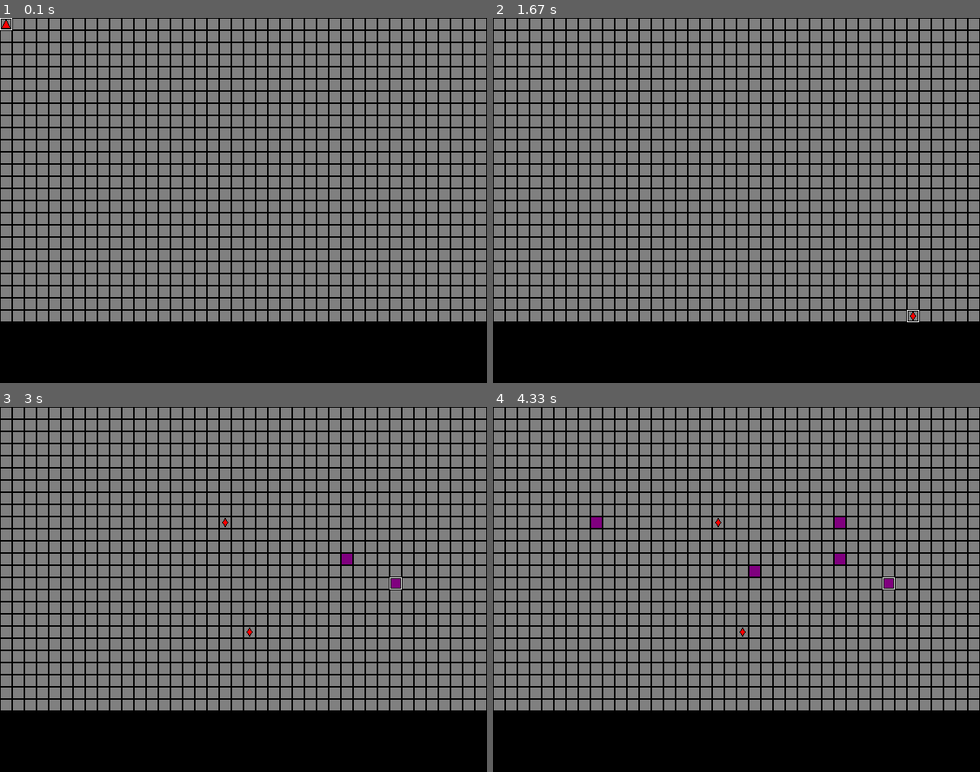
Above: before the commit, frames 1-4 (two rows, left to right).
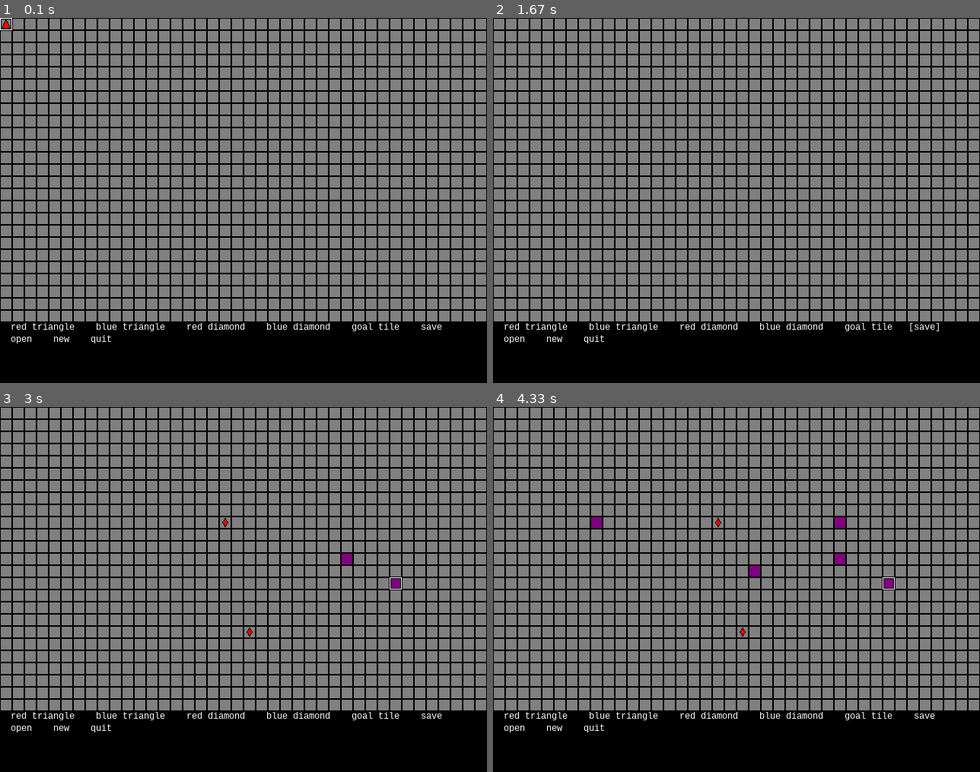
Above: after the commit, the same moments.

Repository: Max-E/Line-of-Fire
Game: pygame game, started from lof_editor.py
Two runs of this game, one before a commit and one after it. Both use one fixed random seed, a clock stepped at 60 frames per second and the inputs below. The source is Python 2; it was converted automatically to run under Python 3.
Inputs (mouse positions are in pixels of both pictures, inside the frame that each line leads up to):
- Up to frame 1 (0.1 s): no input
- Up to frame 2 (1.67 s): hold D 0.33-0.8 s; move the mouse to (717, 215) at 0.37 s; hold W 0.83-1.13 s; move the mouse to (785, 280) at 0.87 s; tap G at 0.98 s; hold D 1.17-1.63 s; move the mouse to (916, 328) at 1.2 s; tap T at 1.32 s
- Up to frame 3 (3 s): press the mouse at (219, 684) at 1.7 s; move the mouse to (233, 655) at 1.8 s; release the mouse at (248, 629) at 1.93 s; hold A 2-2.53 s; click (228, 527) at 2.08 s; tap G at 2.15 s; press the mouse at (219, 684) at 2.6 s; move the mouse to (282, 622) at 2.7 s; release the mouse at (340, 560) at 2.83 s; right-click (394, 582) at 2.95 s
- Up to frame 4 (4.33 s): press the mouse at (887, 582) at 3.27 s; move the mouse to (863, 553) at 3.37 s; release the mouse at (838, 523) at 3.5 s; press the mouse at (887, 582) at 3.6 s; move the mouse to (741, 549) at 3.7 s; release the mouse at (595, 520) at 3.83 s; press the mouse at (887, 582) at 3.93 s; move the mouse to (824, 578) at 4.03 s; release the mouse at (755, 574) at 4.17 s; press the mouse at (887, 582) at 4.27 s

The runs differ from the first frame. In frame 1, 0.6% of the frame differs, in the area x 2-91%, y 83-90%; in frame 2, 0.7%, in the area x 2-92%, y 80-90%; in frame 3, 0.6%; in frame 4, 0.6%.

Commit message:
Add a basic menu system.  - This includes a new dependency on SDL_ttf for the font rendering, as well    as either Liberation Mono or Courier New. See the README for details.

Diff:
--- a/lof_bindings.py
+++ b/lof_bindings.py
@@ -1,12 +1,35 @@
-# This file is what you edit to change your keyboard controls
-# Easy: just edit the lists of globals
-# Hard: create new types of controls, including sophisticated context-
-# sensitive ones
+# This file is what you edit to change your keyboard controls. You can also
+# add new menu items!
 
 import lof_game as game
 
 
+def add_buttons (gamestate, buttons):
+    r = gamestate["renderer"]
+    buttonrows = [[]]
+    rownum = 0
+    startx = 0
+    max_x = 640
+    for (text, actionlist) in buttons.items():
+        resource, width = r.get_button_resource ("  "+text+"  ")
+        selected_version, selected_version_width = \
+            r.get_button_resource (" ["+text+"] ")
+        width = max (width, selected_version_width)
+        if startx+width >= max_x:
+            rownum += 1
+            startx = 0
+            buttonrows += [[]]
+        cur_button = game.button (
+                resource, selected_version, actionlist, startx, width, rownum
+            )
+        buttonrows[rownum] += [cur_button]
+        r.draw_button (cur_button, False)
+        startx += width
+    gamestate["buttons"] = buttonrows
+
+
 # For the map editor
+editor_menuselect = ["MOUSE1"]
 editor_place = ["MOUSE1"]
 editor_delete = ["MOUSE2"]
 editor_redteam = ["r"]
@@ -23,9 +46,42 @@
 editor_facedown = ["DOWNARROW"]
 editor_faceright = ["RIGHTARROW"]
 
+editor_buttons = {
+#       button text:        actionlist
+        "red triangle":     ["teamname red", "piecetype unit", "unittype triangle", "autolayer"],
+        "blue triangle":    ["teamname blue", "piecetype unit", "unittype triangle", "autolayer"],
+        "red diamond":      ["teamname red", "piecetype unit", "unittype diamond", "autolayer"],
+        "blue diamond":     ["teamname blue", "piecetype unit", "unittype diamond", "autolayer"],
+        "goal tile":        ["teamname all", "piecetype tile", "tiletype goal", "autolayer"],
+        "save":             ["savemap"],
+        "open":             ["openmap"],
+        "new":              ["clearfilename", "newfield"],
+        "quit":             ["quit"]
+}
+
+def editor_add_buttons (gamestate):
+    add_buttons (gamestate, editor_buttons)
+
 def editor_transform_controls (instate, gamestate):
-    actions = ["pos "+str(instate.cursor_x)+" "+str(instate.cursor_y)]
+    actions = [ "pos "+
+                str(min(instate.cursor_x, 39))+" "+
+                str(min(instate.cursor_y, 24)) ]
+
+    if instate.cursor_y > 24:
+        x, y = instate.cursor_x*16, min(instate.cursor_y-25, len(gamestate["buttons"])-1)
+        buttonrow = gamestate["buttons"][y]
+        for button in buttonrow:
+            if x < button.startx:
+                continue
+            gamestate["selected_button"] = button
+    elif "selected_button" in gamestate:
+        del gamestate["selected_button"]
+
     for button in instate.buttons:
+        if button in editor_menuselect and "selected_button" in gamestate:
+            actions += gamestate["selected_button"].actionlist
+            continue
+
         if button in editor_place:
             actions += ["gplace"]
         elif button in editor_delete:
@@ -69,6 +125,7 @@
 
 
 #For the game
+game_menuselect = ["MOUSE1"]
 game_select = ["MOUSE1"]
 game_deselect = ["ESC"]
 game_place = ["MOUSE1"]
@@ -83,12 +140,39 @@
 game_finalizemove = ["ENTER"]
 game_saveprogress = ["s"]
 game_openprogress = ["o"]
-game_newgame = ["n"]
 game_quit = ["q", "EXIT"]
 
+game_buttons = {
+#       button text:    actionlist
+        "finalize":     ["gfinalize"],
+        "save":         ["savemap"],
+        "open":         ["openmap"],
+        "quit":         ["quit"]
+}
+
+def game_add_buttons (gamestate):
+    add_buttons (gamestate, game_buttons)
+
 def game_transform_controls (instate, gamestate):
-    actions = ["pos "+str(instate.cursor_x)+" "+str(instate.cursor_y)]
+    actions = [ "pos "+
+                str(min(instate.cursor_x, 39))+" "+
+                str(min(instate.cursor_y, 24)) ]
+
+    if instate.cursor_y > 24:
+        x, y = instate.cursor_x*16, min(instate.cursor_y-25, len(gamestate["buttons"])-1)
+        buttonrow = gamestate["buttons"][y]
+        for button in buttonrow:
+            if x < button.startx:
+                continue
+            gamestate["selected_button"] = button
+    elif "selected_button" in gamestate:
+        del gamestate["selected_button"]
+
     for button in instate.buttons:
+        if button in game_menuselect and "selected_button" in gamestate:
+            actions += gamestate["selected_button"].actionlist
+            continue
+
         if button in game_select:
             cur_cell = game.cell_from_gamestate (gamestate)
             if cur_cell.layers[game.LAYER_UNIT] != None:
@@ -115,10 +199,6 @@
             actions += ["savemap"]
         elif button in game_openprogress:
             actions += ["openmap"]
-        elif button in game_newgame:
-            if "filename" in gamestate:
-                del gamestate["filename"]
-            actions += ["newfield"]
         elif button in game_quit:
             actions += ["quit"]
         elif button in game_faceup:
--- a/lof_editor.py
+++ b/lof_editor.py
@@ -31,6 +31,8 @@
     cmd, args = parser.parse_statement(action)
     game.run_cmd (gamestate, cmd, args)
 
+bindings.editor_add_buttons(gamestate)
+
 while True:
     r.update_inputstate (instate)
     actions = bindings.editor_transform_controls(instate, gamestate)
--- a/lof_game_actions.py
+++ b/lof_game_actions.py
@@ -233,6 +233,9 @@
 def cmd_drawcursor (gamestate, name, args):
     assert len(args) == 0, "Drawcursor does not take arguments!"
     r = gamestate["renderer"]
+    if "selected_button" in gamestate:
+        r.draw_button (gamestate["selected_button"], True)
+        return
     cur_cell = cell_from_gamestate (gamestate)
     cur_cell.layers[LAYER_CURSOR] = cursor ("std")
     if gamestate["editor"]:
@@ -250,6 +253,9 @@
 def cmd_clearcursor (gamestate, name, args):
     assert len(args) == 0, "Clearcursor does not take arguments!"
     r = gamestate["renderer"]
+    if "selected_button" in gamestate:
+        r.draw_button (gamestate["selected_button"], False)
+        return
     cur_cell = cell_from_gamestate (gamestate)
     cur_cell.layers[LAYER_CURSOR] = None
     if gamestate["editor"]:
@@ -408,6 +414,11 @@
         r.draw_cell (bcell)
     r.draw_cell (cur_selection.cur_cell)
 
+def cmd_clear_filename (gamestate, name, args):
+    assert len(args) == 0, "Clearfilename does not take arguments!"
+    if "filename" in gamestate:
+        del gamestate["filename"]
+
 
 # Specialized formatters
 
@@ -491,7 +502,8 @@
     "select":           cmd_select,
     "deselect":         cmd_deselect,
     "gfinalize":        cmd_finalizemove,
-    "gtransform":       cmd_transformunit
+    "gtransform":       cmd_transformunit,
+    "clearfilename":    cmd_clear_filename
 }
 
 
@@ -515,6 +527,8 @@
     "eachframe":        cmd_fmt_ignore,
     "selection":        cmd_fmt_ignore,
     "fs":               cmd_fmt_ignore,
+    "buttons":          cmd_fmt_ignore,
+    "selected_button":  cmd_fmt_ignore,
 
     "field":            cmd_fmt_field
 }
--- a/lof_game_core.py
+++ b/lof_game_core.py
@@ -118,6 +118,17 @@
         self.cur_cell = cur_cell
         self.cur_unit = cur_unit
         self.origin_cell = cur_cell
+
+
+class button:
+
+    def __init__ (self, resource, selected, actionlist, startx, width, rownum):
+        self.resource = resource
+        self.selected = selected
+        self.actionlist = actionlist
+        self.startx = startx
+        self.width = width
+        self.rownum = rownum
 
 
 currently_checking = {}
--- a/lof_gfx_pygame.py
+++ b/lof_gfx_pygame.py
@@ -53,6 +53,7 @@
 class renderer (base_renderer):
 
     def _init_dpy (self):
+        pygame.font.init()
         self.dpy = pygame.display.set_mode((640, 480))
         self.last_refresh = time.clock()
 
@@ -64,6 +65,7 @@
                         "shades": {}
                         }
         self.fs.add_resource_type ("sprite", "sprites", "png")
+        self.fs.add_resource_type ("font", "fonts", "ttf")
         for tilename in ["blank", "goal"]:
             resfile = self.fs.locate_resource ("sprite", tilename+"_tile")
             self.sprites["tiles"][tilename] = self.load_sprite (resfile)
@@ -85,6 +87,16 @@
         for shadename in ["red", "blue"]:
             resfile = self.fs.locate_resource ("sprite", shadename+"_shaded")
             self.sprites["shades"][shadename] = self.load_sprite (resfile)
+        menu_font_path = pygame.font.match_font ("liberation mono,courier new")
+        if menu_font_path == None:
+            for resname in ["LiberationMono-Regular", "cour"]:
+                respath = self.fs.locate_resource ("font", resname)
+                if os.path.exists (respath):
+                    menu_font_path = respath
+                    break
+        assert menu_font_path != None, "Unable to locate a usable font!"
+        self.font = pygame.font.Font (menu_font_path, (TILE_HEIGHT*3)/4)
+        self.button_cache = {}
 
     def load_sprite (self, filename):
         res = pygame.image.load (filename).convert_alpha()
@@ -136,6 +148,13 @@
             print "Malformed piece object!"
             raise
 
+    def get_button_resource (self, text):
+        if text in self.button_cache:
+            return self.button_cache[text]
+        surf = self.font.render (text, True, (255,255,255), (0,0,0))
+        self.button_cache[text] = (surf, surf.get_width())
+        return self.button_cache[text]
+
     def refresh (self):
         time.sleep (max(TIME_PER_FRAME-time.clock()+self.last_refresh, 0))
         pygame.display.update()
@@ -150,13 +169,20 @@
                 spr = self.get_resource (piece)
                 self.dpy.blit (spr, pos)
 
+    def draw_button (self, button, selected):
+        pos = (button.startx, (button.rownum+25)*TILE_HEIGHT)
+        if selected:
+            self.dpy.blit (button.selected, pos)
+        else:
+            self.dpy.blit (button.resource, pos)
+
     def update_inputstate (self, input_state):
         for event in pygame.event.get():
             evtype = event.type
             if evtype == pygame.MOUSEMOTION:
                 (mouse_x, mouse_y) = pygame.mouse.get_pos()
-                input_state.cursor_x = min(mouse_x/TILE_WIDTH, 39)
-                input_state.cursor_y = min(mouse_y/TILE_HEIGHT, 24)
+                input_state.cursor_x = mouse_x/TILE_WIDTH
+                input_state.cursor_y = mouse_y/TILE_HEIGHT
             elif evtype == pygame.KEYUP:
                 if event.key in keys:
                     input_state.buttons = [keys[event.key]] + input_state.buttons
--- a/lof_main.py
+++ b/lof_main.py
@@ -29,6 +29,8 @@
     cmd, args = parser.parse_statement(action)
     game.run_cmd (gamestate, cmd, args)
 
+bindings.game_add_buttons(gamestate)
+
 while True:
     r.update_inputstate (instate)
     actions = bindings.game_transform_controls(instate, gamestate)
Not shown, changed: README
